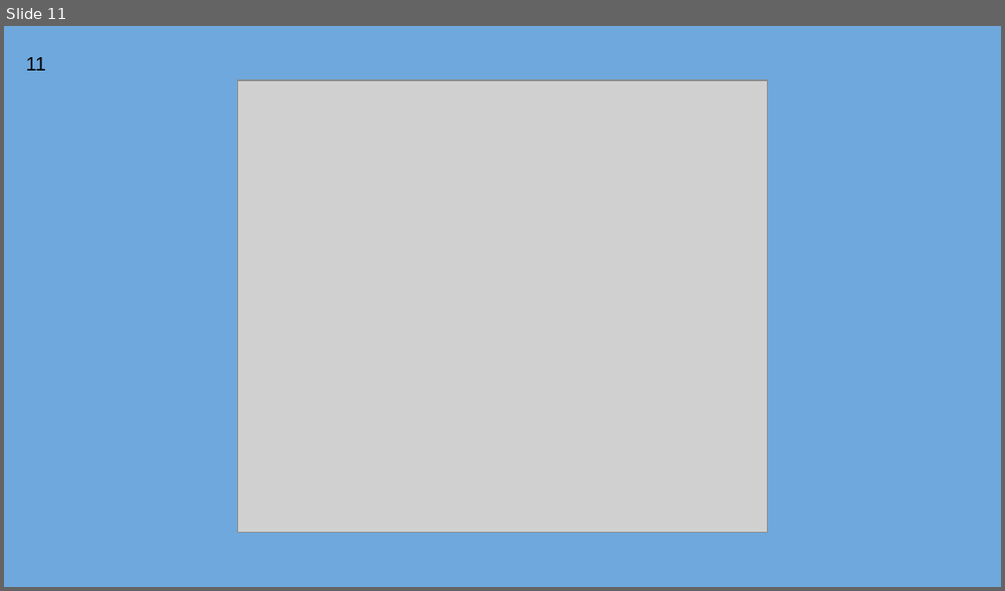
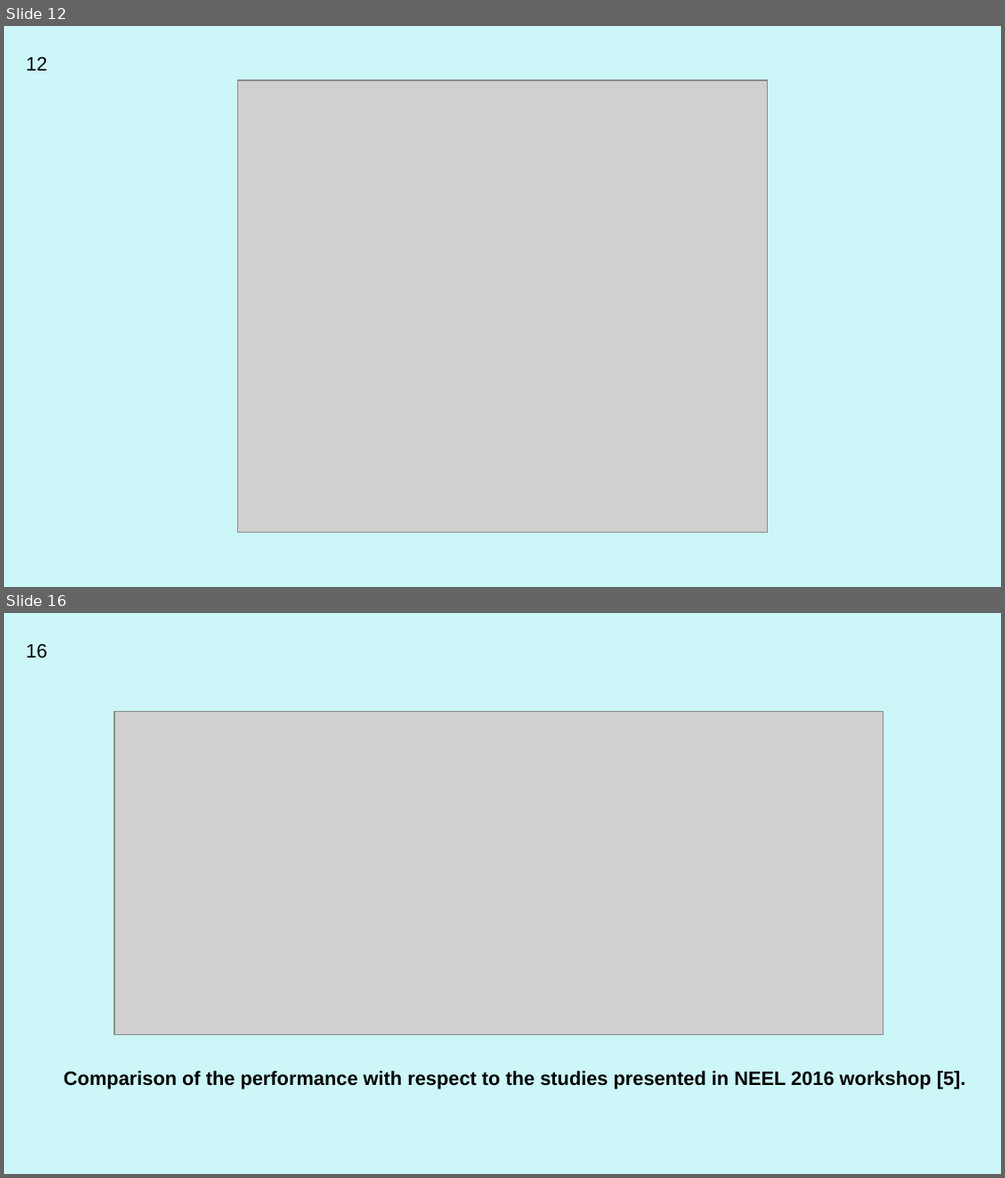
Before and after one commit to bugseerdogan/CSE4095S17_Group3, a slide deck: CSE4095S17_Group3.pptx. Shown one above the other, each under a label of ours: slide 11 before the commit, slides 12 and 16 after it; the slides between them are not shown. The pictures are 1005x591 and 1005x1178 pixels, drawn with LibreOffice and Linux fonts; fonts in the diff are those of the drawing; grey boxes stand for pictures. Boxes give left, top, right and bottom in pixels: in the first picture for what was removed or moved away, otherwise in the second. Text is boxed around its words. In the diff, an @@ line names an element or a change of style, - is before the commit and + after.

```diff
--- a/CSE4095S17_Group3.pptx
+++ b/CSE4095S17_Group3.pptx
@@ slide 16 added at (x1=4, y1=613, x2=1001, y2=1174), background #CCF6F8 @@
@@ page number added at (x1=26, y1=644, x2=48, y2=658), 14 pt, text #000000 @@
+16
@@ picture added at (x1=114, y1=712, x2=883, y2=1035) @@
@@ text added at (x1=64, y1=1070, x2=966, y2=1088), 14 pt, text #000000, bold @@
+Comparison of the performance with respect to the studies presented in NEEL 2016 workshop [5].
@@ what was slide 11 is now slide 12 @@
@@ slide 12 changed as well @@
@@ background #6FA8DC to #CCF6F8 @@
@@ page number at (x1=26, y1=56, x2=48, y2=70): text changed @@
-11
+12
```
Also in this commit, not shown: 7 other slides changed, 11 other slides added, 3 slides removed.
